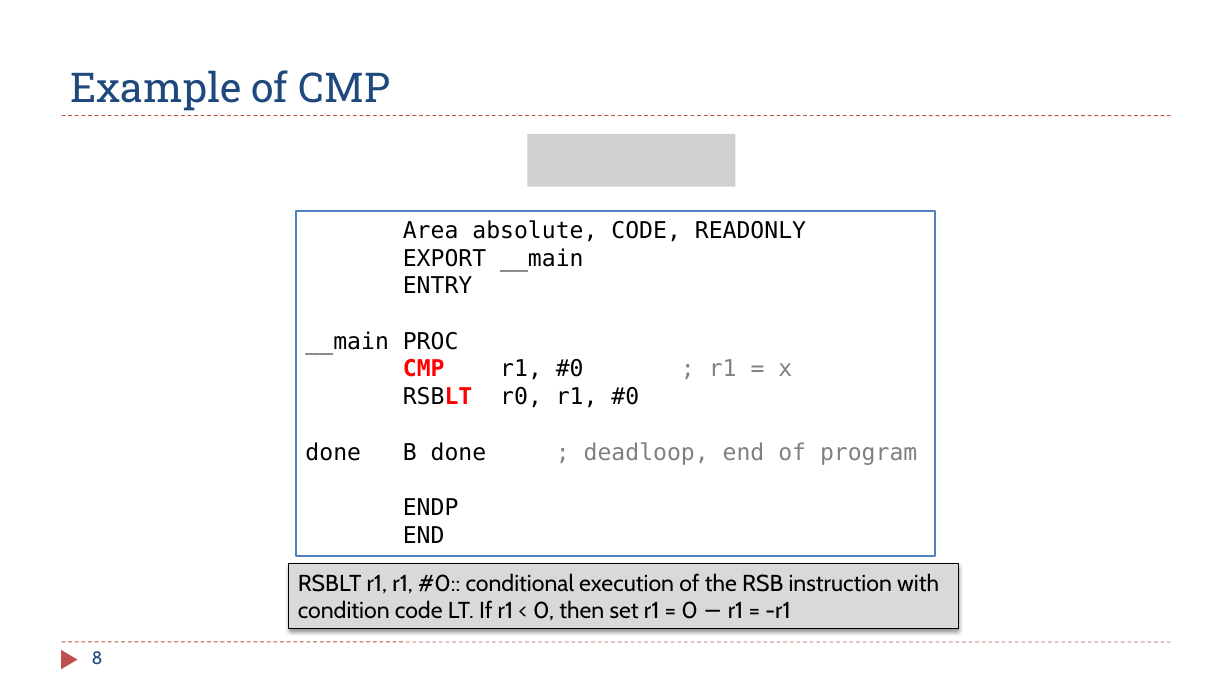
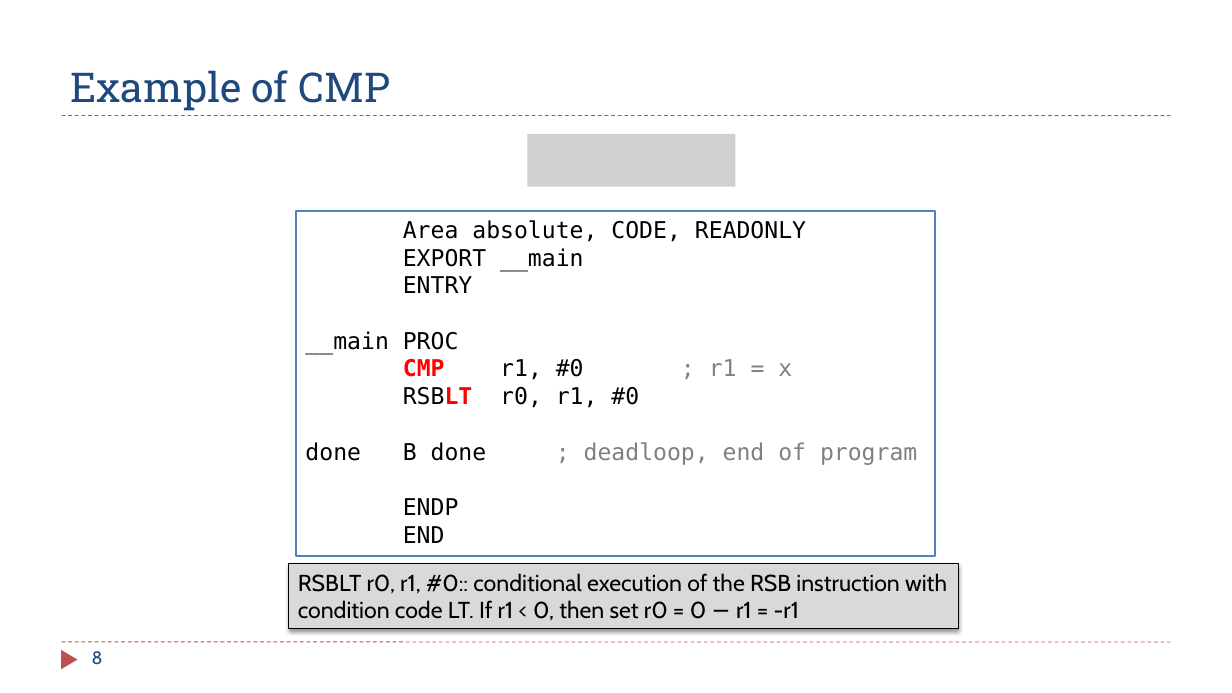
Before and after one commit to guhofstra/CSC111Fa25, a slide deck: slide 8 of PPTs/Ch6_ARM_Control_Flow.pptx. Drawn at 1232x693 pixels with LibreOffice and Linux fonts; fonts in the diff are those of the drawing; grey boxes stand for pictures. Boxes give left, top, right and bottom in pixels: in the first picture for what was removed or moved away, otherwise in the second. Text is boxed around its words. In the diff, an @@ line names an element or a change of style, - is before the commit and + after.

```diff
--- a/PPTs/Ch6_ARM_Control_Flow.pptx
+++ b/PPTs/Ch6_ARM_Control_Flow.pptx
@@ text in rectangle at (298, 573, 947, 621): text changed @@
-RSBLT r1, r1, #0:: conditional execution of the RSB instruction with condition code LT. If r1 < 0, then set r1 = 0 − r1 = -r1
+RSBLT r0, r1, #0:: conditional execution of the RSB instruction with condition code LT. If r1 < 0, then set r0 = 0 − r1 = -r1
```
Also in this commit, not shown: 11 other slides changed, 2 slides added, 1 slide removed, 8 other files.
